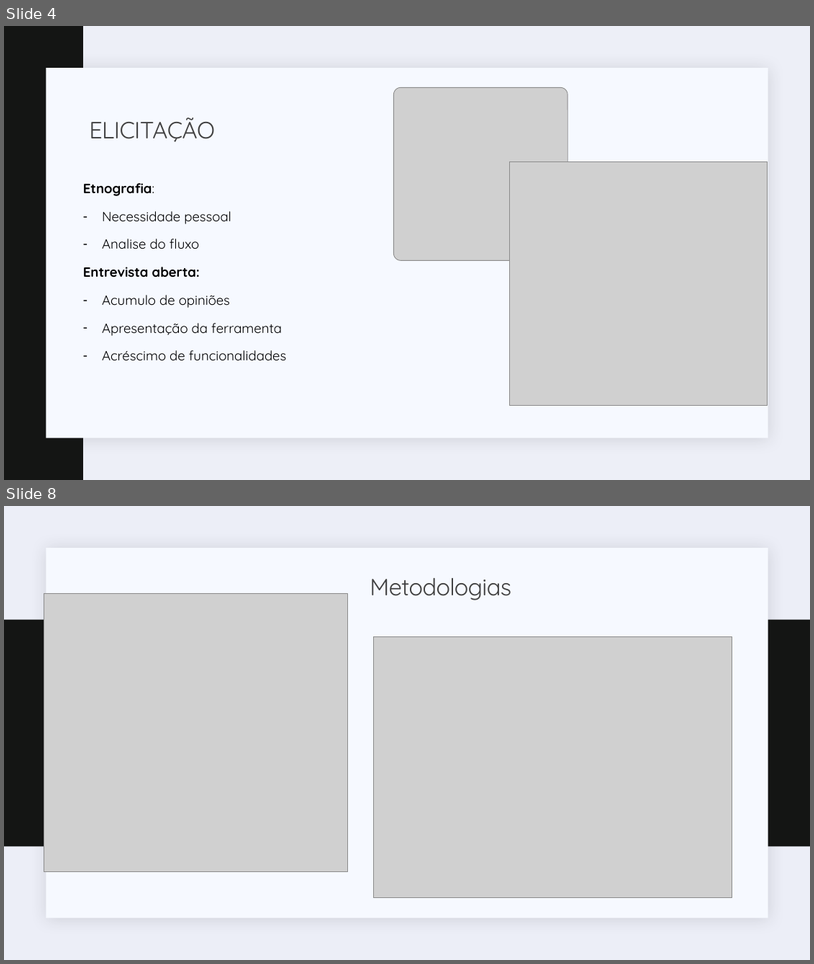
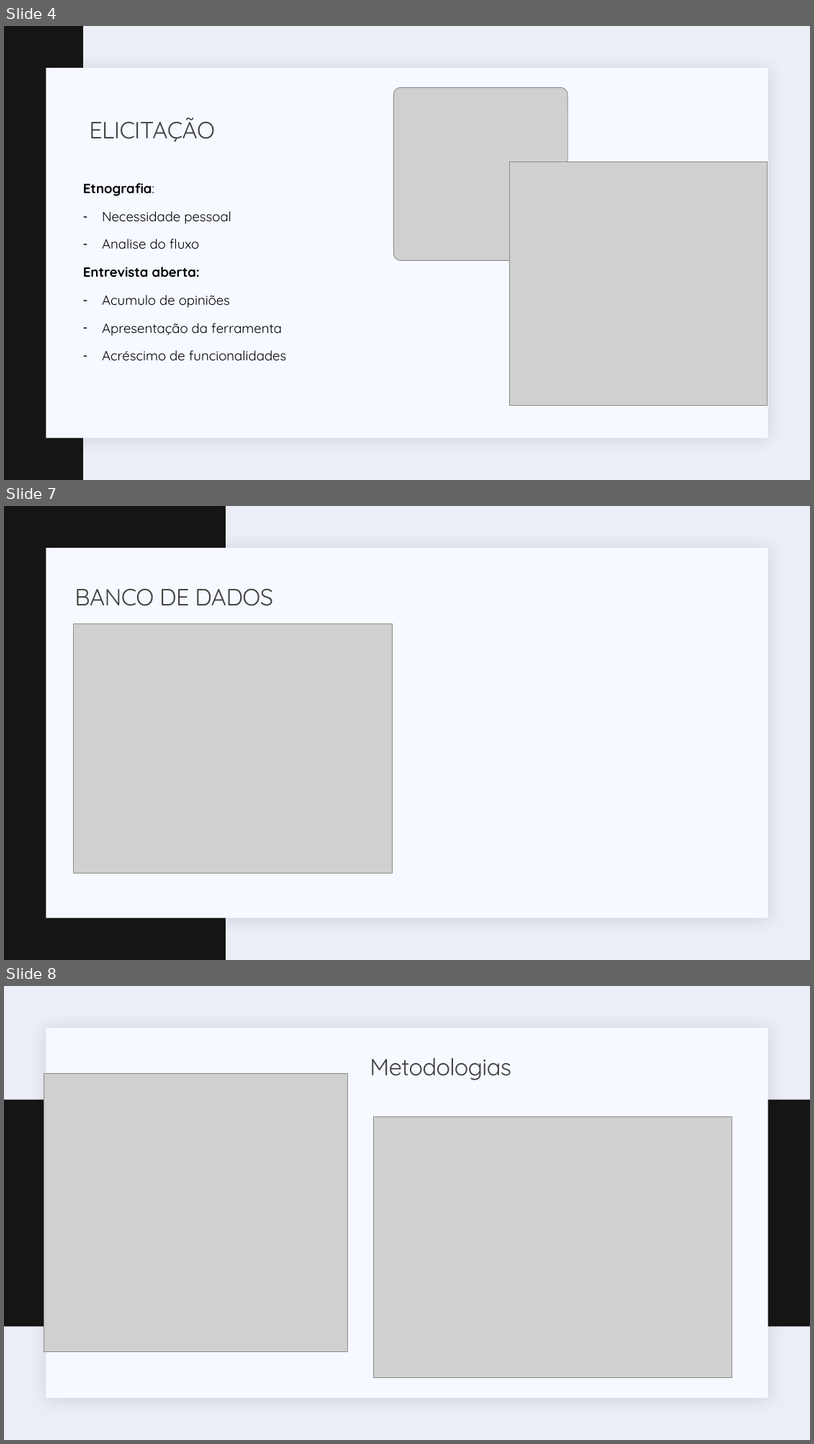
Before and after one commit to flaviosenne/despesa-facil, a slide deck: Documentacao/Fluxo de caixa.pptx. Shown one above the other, each under a label of ours: slides 4 and 8 before the commit, slides 4, 7 and 8 after it; the slides between them are not shown. The pictures are 814x964 and 814x1444 pixels, drawn with LibreOffice and Linux fonts; fonts in the diff are those of the drawing; grey boxes stand for pictures. Boxes give left, top, right and bottom in pixels: in the first picture for what was removed or moved away, otherwise in the second. Text is boxed around its words. In the diff, an @@ line names an element or a change of style, - is before the commit and + after.

```diff
--- a/Documentacao/Fluxo de caixa.pptx
+++ b/Documentacao/Fluxo de caixa.pptx
@@ slide 7 added at box(4, 506, 810, 960), background #ECEEF7; not listed: 1 template element that a slide beside it also shows @@
@@ rectangle added at box(4, 506, 226, 960), fill #141514 @@
@@ title added at box(75, 589, 273, 606), 28 pt, text #404040 @@
+BANCO DE DADOS
@@ picture added at box(74, 624, 393, 872) @@
```
Also in this commit, not shown: 2 slides changed, 1 other slide added, 2 other files.
